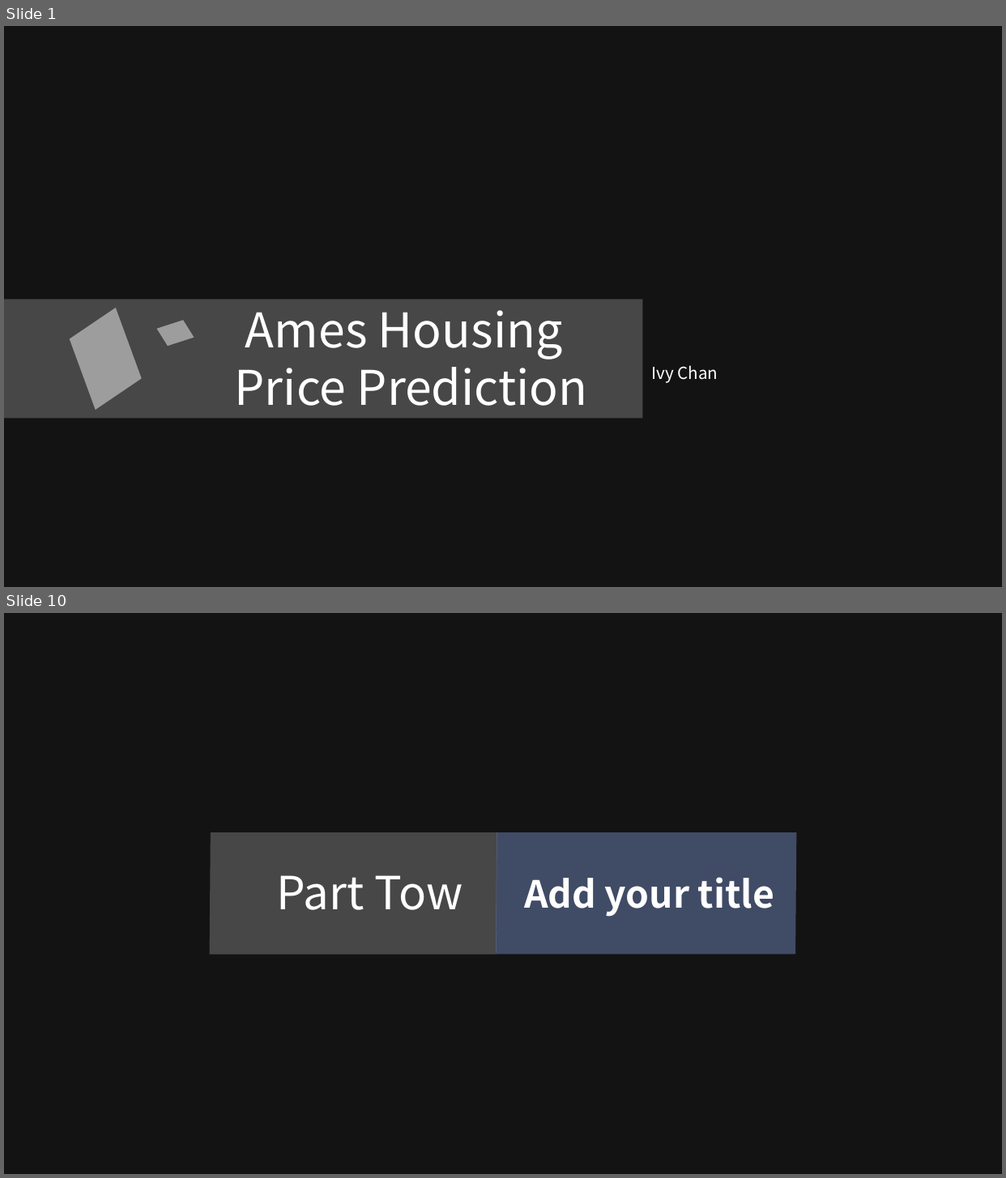
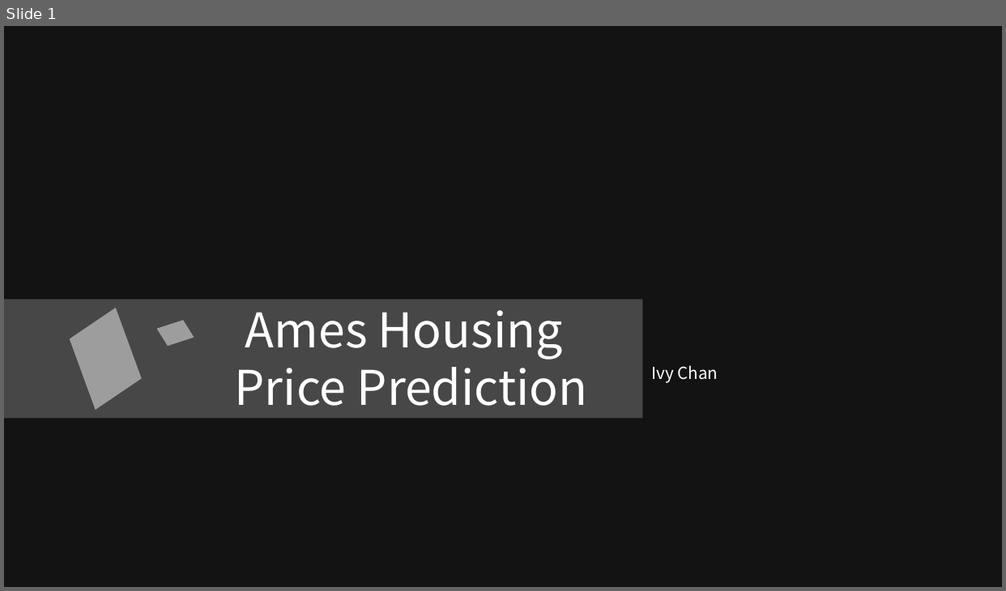
Before and after one commit to ylchanivy/DSI_-Project-2, a slide deck: DSI-Project 2.pptx. Shown one above the other, each under a label of ours: slides 1 and 10 before the commit, slide 1 after it; the slides between them are not shown. The pictures are 1006x1178 and 1006x591 pixels, drawn with LibreOffice and Linux fonts; fonts in the diff are those of the drawing; background and template pictures are left out; a plain dark background stands for a picture behind light text. Boxes give left, top, right and bottom in pixels: in the first picture for what was removed or moved away, otherwise in the second. Text is boxed around its words. In the diff, an @@ line names an element or a change of style, - is before the commit and + after.

```diff
--- a/DSI-Project 2.pptx
+++ b/DSI-Project 2.pptx
@@ slide 10 removed at [4,613,1002,1174], background picture (left out) @@
@@ rectangle removed at [4,613,1002,1174] @@
@@ parallelogram removed at [209,833,496,955] @@
@@ parallelogram removed at [496,833,797,954] @@
@@ text removed at [277,875,462,910] @@
-Part Tow
@@ text removed at [524,877,774,917] @@
-Add your title
```
Also in this commit, not shown: 12 slides added, 26 other slides removed, 3 other files.
